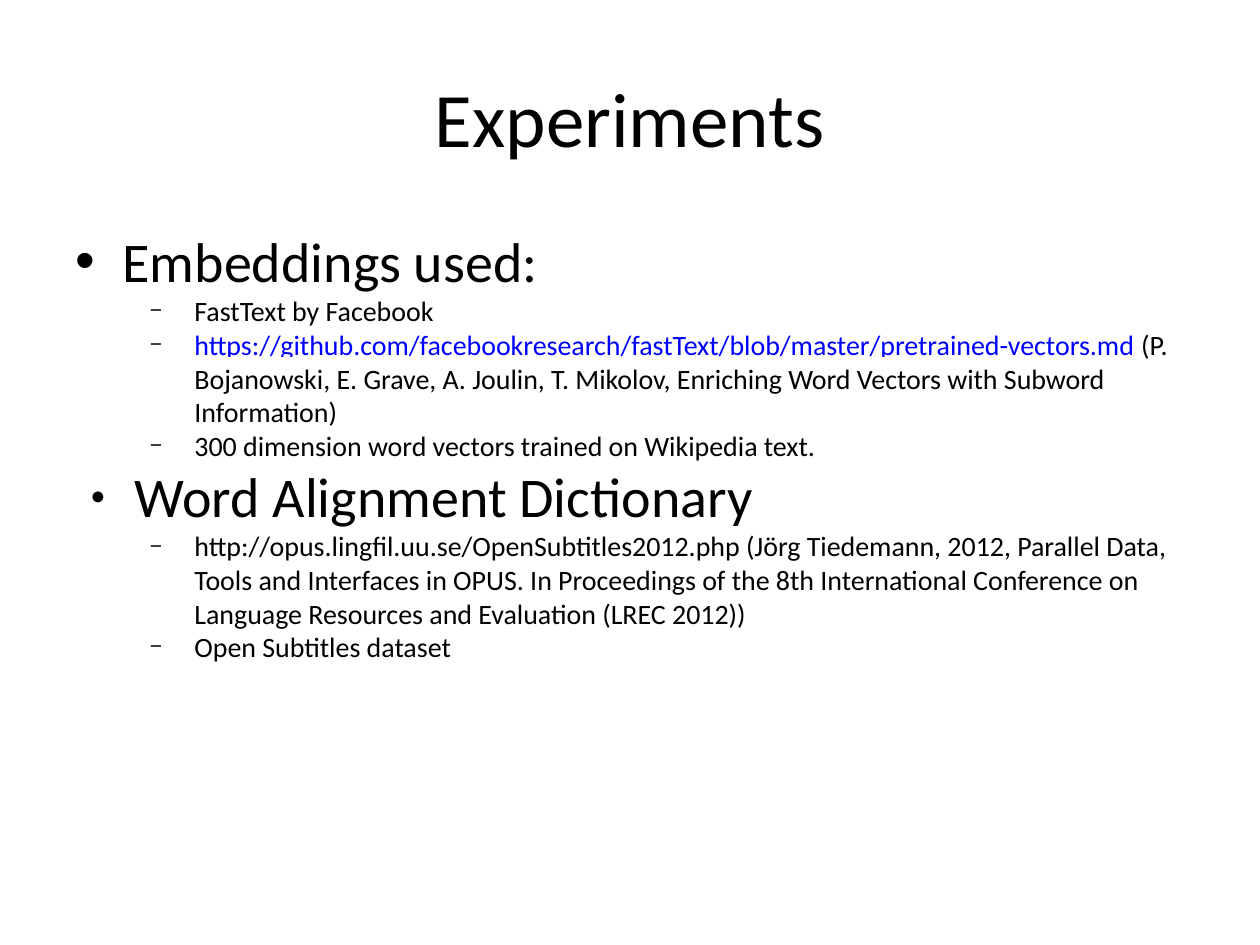
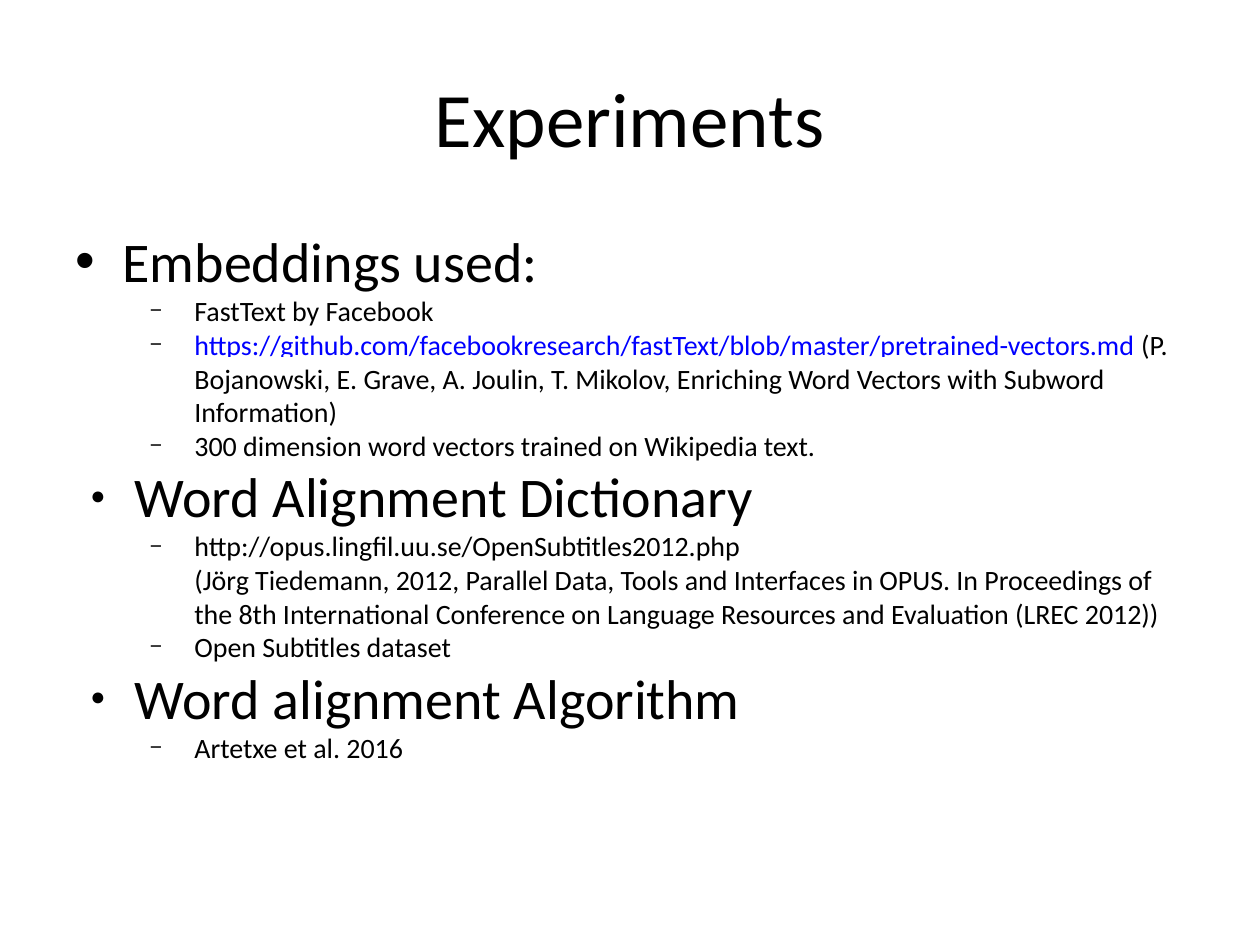
Before and after one commit to Mithrillion/BiQA, a slide deck: slide 20 of ideas/peter_final_seminar.odp (slide 11 before the commit). Drawn at 1260x945 pixels with LibreOffice and Linux fonts; fonts in the diff are those of the drawing; background and template pictures are left out. Boxes give left, top, right and bottom in pixels: in the first picture for what was removed or moved away, otherwise in the second. Text is boxed around its words. In the diff, an @@ line names an element or a change of style, - is before the commit and + after.

```diff
--- a/ideas/peter_final_seminar.odp
+++ b/ideas/peter_final_seminar.odp
@@ text at box(135, 680, 740, 759): paragraphs added @@
+● Word alignment Algorithm
+  − Artetxe et al. 2016
```
Also in this commit, not shown: 6 other slides changed, 14 slides added, 3 slides removed, 22 other files.
